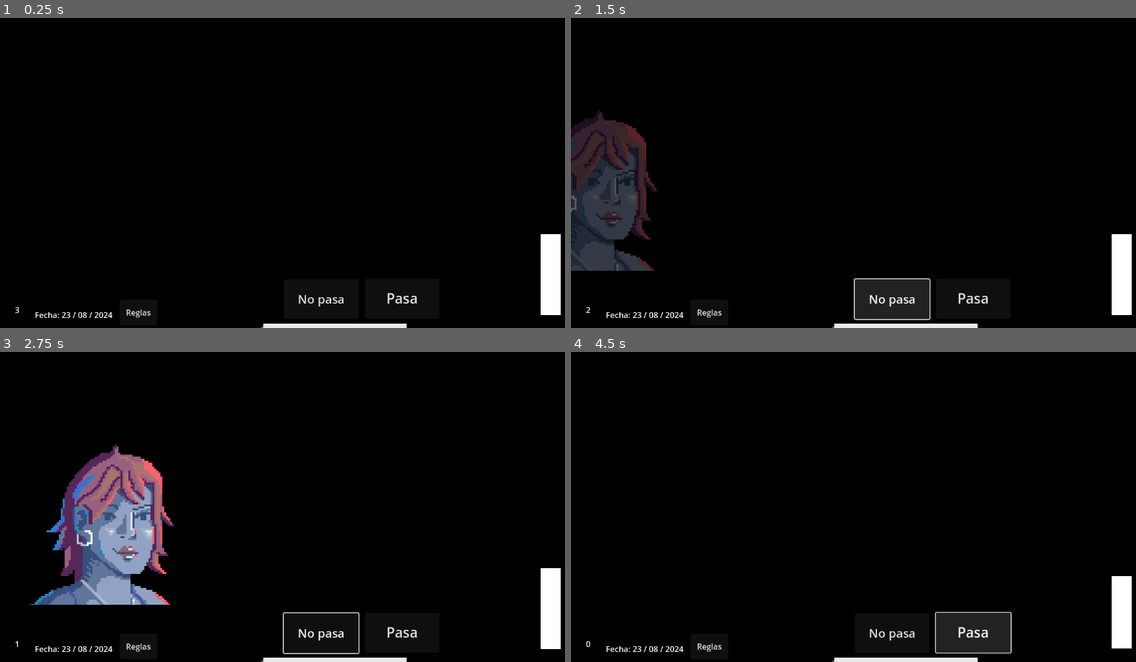
Above: before the commit, frames 1-4 (two rows, left to right).
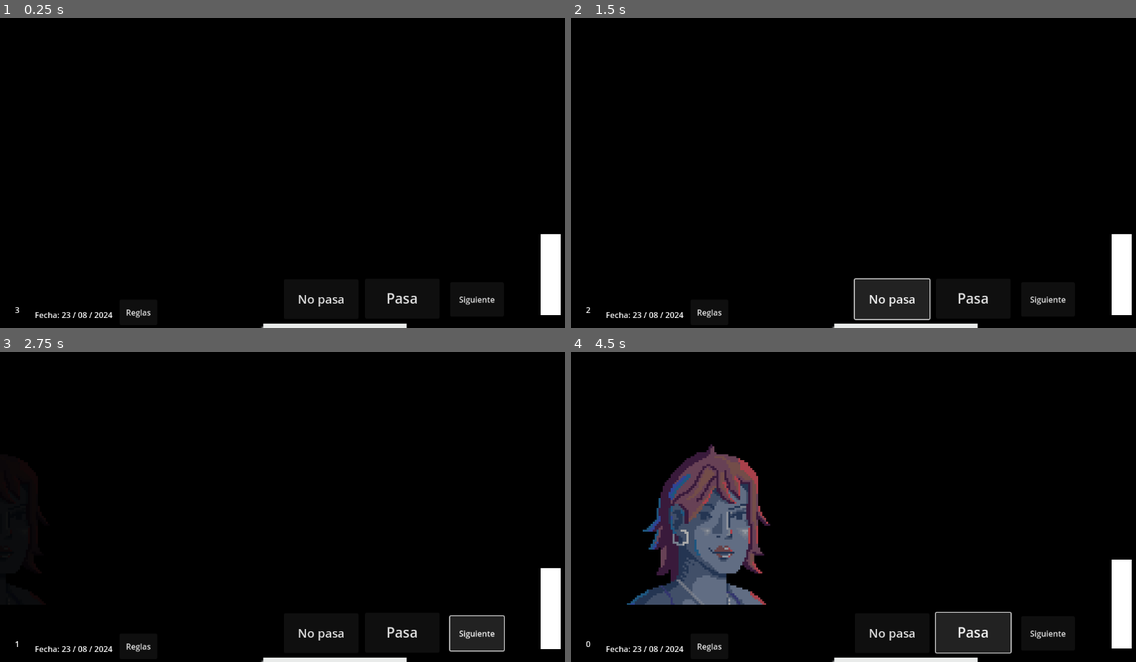
Above: after the commit, the same moments.

Repository: joacoague15/dni-en-mano
Game: Godot game, scene res://main_scene.tscn
Same seed, same stepped clock (60 frames per second), same inputs: the game is played once before the commit and once after it.
Inputs (mouse positions are in pixels of both pictures, inside the frame that each line leads up to):
- Up to frame 1 (0.25 s): no input
- Up to frame 2 (1.5 s): click "Pasa" at 0.5 s; click "No pasa" at 1.25 s
- Up to frame 3 (2.75 s): click (474, 634) at 2 s, where only the run after the commit has a clickable "Siguiente"
- Up to frame 4 (4.5 s): click "Reglas" at 2.75 s; click "Ocultar" at 3.5 s; click "Pasa" at 4.25 s

The runs differ from the first frame. In frame 1, less than 0.1% of the frame differs, in the area x 81-88%, y 89-93%; in frame 2, 6.2%; in frame 3, 9.5%, in the area x 5-90%, y 29-98%; in frame 4, 8.4%.
Error after the commit: Invalid access to property or key 'problem' on a base object of type 'Nil'. (res://character_random_selector.gd:55)

Commit message:
Improved dialogue system, new animations and button

Diff:
--- a/character_random_selector.gd
+++ b/character_random_selector.gd
@@ -32,6 +32,8 @@
 var correct_characters = 0
 var incorrect_characters = 0
 
+var selected_person
+
 func _ready():
 	vertical_bar.value = 0
 	apply_rules()
@@ -43,18 +45,20 @@
 	previous_index = selected_index
 	return persons[selected_index]
 
-func _on_accept_button_pressed():
-	var selected_person = new_selected_person()
+func _on_next_button_pressed():
+	selected_person = new_selected_person()
 	character_sprite.texture = selected_person["image"]
 	character_animation_player.play("character_appear")
+
+func _on_accept_button_pressed():
+	$DialogueControl.hide_dialogue()
 	handle_accept_reject(selected_person["problem"], true)
 	# dni_information.display_person_dni(selected_person["dni"])
 
 func _on_reject_button_pressed():
-	if selected_index != -1 and selected_index < persons.size():
-		var selected_person = persons[selected_index]
-		handle_accept_reject(selected_person["problem"], false)
-		dni_information.display_person_dni(selected_person["dni"])
+	$DialogueControl.hide_dialogue()
+	handle_accept_reject(selected_person["problem"], false)
+	# dni_information.display_person_dni(selected_person["dni"])
 
 func handle_accept_reject(problem, wasAccepted):
 	var correct_choice = false
@@ -71,6 +75,7 @@
 			correct_characters += 1
 			correct_choice = true
 	handle_vertical_bar_change(correct_choice)
+	handle_character_enter_or_not_anim(wasAccepted)
 
 func apply_rules():
 	var rules = [
@@ -100,3 +105,13 @@
 func _on_animation_player_animation_finished(animation_name):
 	if animation_name == "character_appear":
 		character_animation_player.play("character_idle")
+
+func _on_animation_player_animation_started(animation_name):
+	if animation_name == "character_idle":
+		$DialogueControl.show_dialogue()
+
+func handle_character_enter_or_not_anim(wasAccepted):
+	if wasAccepted:
+		character_animation_player.play("character_enter")
+	else:
+		character_animation_player.play("character_no_enter")
--- a/dialogueControl.gd
+++ b/dialogueControl.gd
@@ -1,37 +1,26 @@
 extends Node
 
-@onready var player_dialogue_label = $PlayerDialogueLabel
-@onready var character_dialogue_label = $CharacterDialogueLabel
-@onready var dni_animation_player = get_node("../DNIInformation/DNIAnimationPlayer")
+@onready var player_dialogue_label = $CharacterDialogueLabel
+@onready var dialogue_animation_player = $DialogueAnimationPlayer
 
 var dialogues = [
-	{"character": "Player", "text": "DNI en mano", "time": 1.4},
-	{"character": "Character", "text": "Aca esta", "time": 1},
+	"Buenas"
 ]
 
 var index = 0
+var typing_speed = 0.05
 
 func show_dialogue():
 	if index < dialogues.size():
-		var dialogue = dialogues[index]
-		if index == 0:
-			await get_tree().create_timer(0.8).timeout
+		var dialogue = dialogues[0]
+		_start_typing(dialogue)
 
-		if dialogue["character"] == "Player":
-			player_dialogue_label.text = dialogue["text"]
-			player_dialogue_label.visible = true
-		else:
-			character_dialogue_label.text = dialogue["text"]
-			character_dialogue_label.visible = true
+func _start_typing(dialogue):
+	var char_index = 0
+	while char_index < dialogue.length():
+		player_dialogue_label.text += dialogue[char_index]
+		char_index += 1
+		await get_tree().create_timer(typing_speed).timeout
 
-		await get_tree().create_timer(dialogue["time"]).timeout
-		index += 1
-		show_dialogue()
-	else:
-		await get_tree().create_timer(0.5).timeout
-		hide_dialogues()
-		index = 0
-
-func hide_dialogues():
-	player_dialogue_label.visible = false
-	character_dialogue_label.visible = false
+func hide_dialogue():
+	player_dialogue_label.text = ""
--- a/main_scene.tscn
+++ b/main_scene.tscn
@@ -79,11 +79,68 @@
 "values": [Vector2(-100, -50), Vector2(-100, -48), Vector2(-100, -50), Vector2(-100, -52), Vector2(-100, -50)]
 }
 
+[sub_resource type="Animation" id="Animation_j7jno"]
+resource_name = "character_enter"
+tracks/0/type = "value"
+tracks/0/imported = false
+tracks/0/enabled = true
+tracks/0/path = NodePath(".:position")
+tracks/0/interp = 1
+tracks/0/loop_wrap = true
+tracks/0/keys = {
+"times": PackedFloat32Array(0, 1),
+"transitions": PackedFloat32Array(1, 1),
+"update": 0,
+"values": [Vector2(-100, -50), Vector2(200, -50)]
+}
+tracks/1/type = "value"
+tracks/1/imported = false
+tracks/1/enabled = true
+tracks/1/path = NodePath(".:self_modulate")
+tracks/1/interp = 1
+tracks/1/loop_wrap = true
+tracks/1/keys = {
+"times": PackedFloat32Array(0, 0.5, 1),
+"transitions": PackedFloat32Array(1, 1, 1),
+"update": 0,
+"values": [Color(1, 1, 1, 1), Color(0, 0, 0, 1), Color(0, 0, 0, 1)]
+}
+
+[sub_resource type="Animation" id="Animation_fba82"]
+resource_name = "character_no_enter"
+length = 1.5
+tracks/0/type = "value"
+tracks/0/imported = false
+tracks/0/enabled = true
+tracks/0/path = NodePath(".:position")
+tracks/0/interp = 1
+tracks/0/loop_wrap = true
+tracks/0/keys = {
+"times": PackedFloat32Array(0, 1.5),
+"transitions": PackedFloat32Array(1, 1),
+"update": 0,
+"values": [Vector2(-100, -50), Vector2(-550, -50)]
+}
+tracks/1/type = "value"
+tracks/1/imported = false
+tracks/1/enabled = true
+tracks/1/path = NodePath(".:self_modulate")
+tracks/1/interp = 1
+tracks/1/loop_wrap = true
+tracks/1/keys = {
+"times": PackedFloat32Array(0, 0.8, 1.5),
+"transitions": PackedFloat32Array(1, 1, 1),
+"update": 0,
+"values": [Color(1, 1, 1, 1), Color(0, 0, 0, 1), Color(0, 0, 0, 1)]
+}
+
 [sub_resource type="AnimationLibrary" id="AnimationLibrary_3vq8n"]
 _data = {
 "RESET": SubResource("Animation_51mvr"),
 "character_appear": SubResource("Animation_qigxo"),
-"character_idle": SubResource("Animation_b8hw4")
+"character_enter": SubResource("Animation_j7jno"),
+"character_idle": SubResource("Animation_b8hw4"),
+"character_no_enter": SubResource("Animation_fba82")
 }
 
 [sub_resource type="Animation" id="Animation_uj37j"]
@@ -230,6 +287,13 @@
 position = Vector2(200, -30)
 scale = Vector2(0.22, 0.22)
 texture = ExtResource("4_j40fr")
+
+[node name="NextButton" type="Button" parent="."]
+offset_left = 334.0
+offset_top = 226.0
+offset_right = 442.0
+offset_bottom = 295.0
+text = "Siguiente"
 
 [node name="CorrectCharacterLabel" type="Label" parent="."]
 offset_left = 355.0
@@ -279,27 +343,16 @@
 [node name="DialogueControl" type="Node" parent="."]
 script = ExtResource("3_sps78")
 
-[node name="PlayerDialogueLabel" type="Label" parent="DialogueControl"]
-anchors_preset = -1
-anchor_left = 0.075
-anchor_top = 0.105
-anchor_right = 0.119
-anchor_bottom = 0.147
-offset_left = -0.400002
-offset_top = -0.0400009
-offset_right = -0.0879974
-offset_bottom = -0.256004
-
 [node name="CharacterDialogueLabel" type="Label" parent="DialogueControl"]
 anchors_preset = -1
-anchor_left = 0.355
-anchor_top = 0.17
-anchor_right = 0.39
-anchor_bottom = 0.205
-offset_left = 0.039978
-offset_top = -0.160004
-offset_right = -0.280029
-offset_bottom = 0.159988
+anchor_left = 0.128
+anchor_top = 0.239
+anchor_right = 0.223
+anchor_bottom = 0.282
+offset_left = 6.54399
+offset_top = 1.12799
+offset_right = 0.104004
+offset_bottom = 0.26387
 
 [node name="CountdownNode" type="Node" parent="."]
 script = ExtResource("4_08bw2")
@@ -325,6 +378,8 @@
 color = Color(0, 0, 0, 1)
 
 [connection signal="animation_finished" from="CharacterSprite/AnimationPlayer" to="." method="_on_animation_player_animation_finished"]
+[connection signal="animation_started" from="CharacterSprite/AnimationPlayer" to="." method="_on_animation_player_animation_started"]
 [connection signal="pressed" from="AcceptButton" to="." method="_on_accept_button_pressed"]
 [connection signal="pressed" from="RejectButton" to="." method="_on_reject_button_pressed"]
 [connection signal="pressed" from="ShowRulesButton" to="." method="_on_show_rules_button_pressed"]
+[connection signal="pressed" from="NextButton" to="." method="_on_next_button_pressed"]
Not shown: 1 places in main_scene.tscn that only renumber resources
